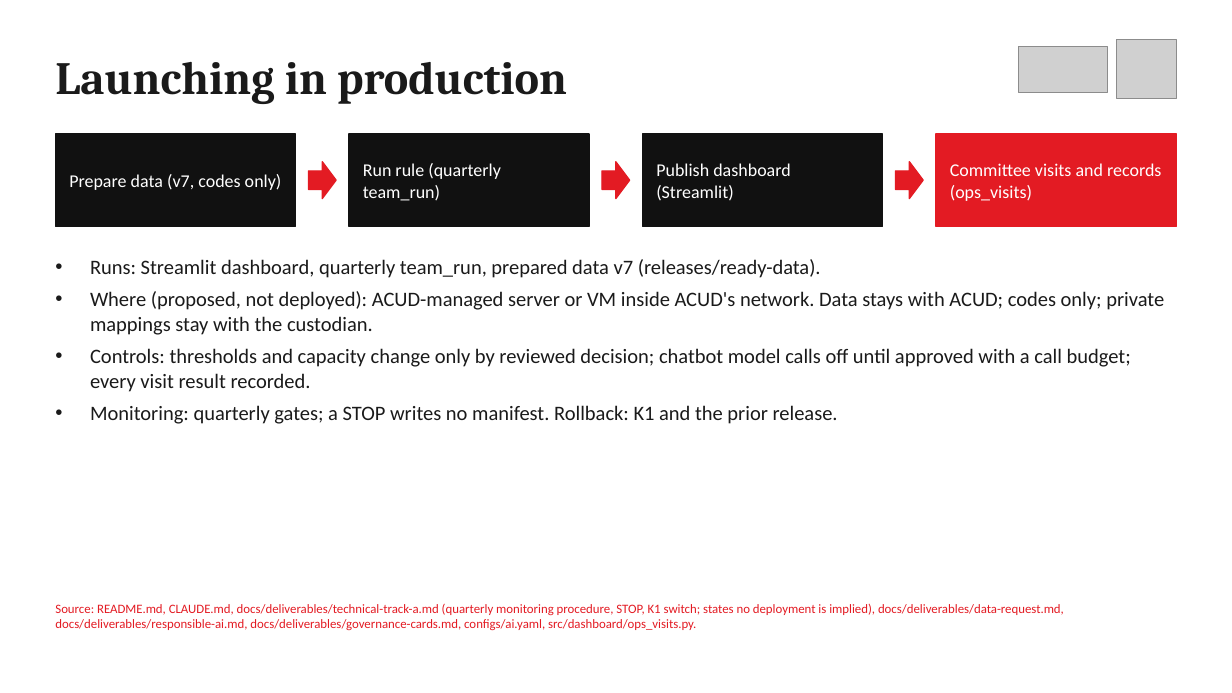
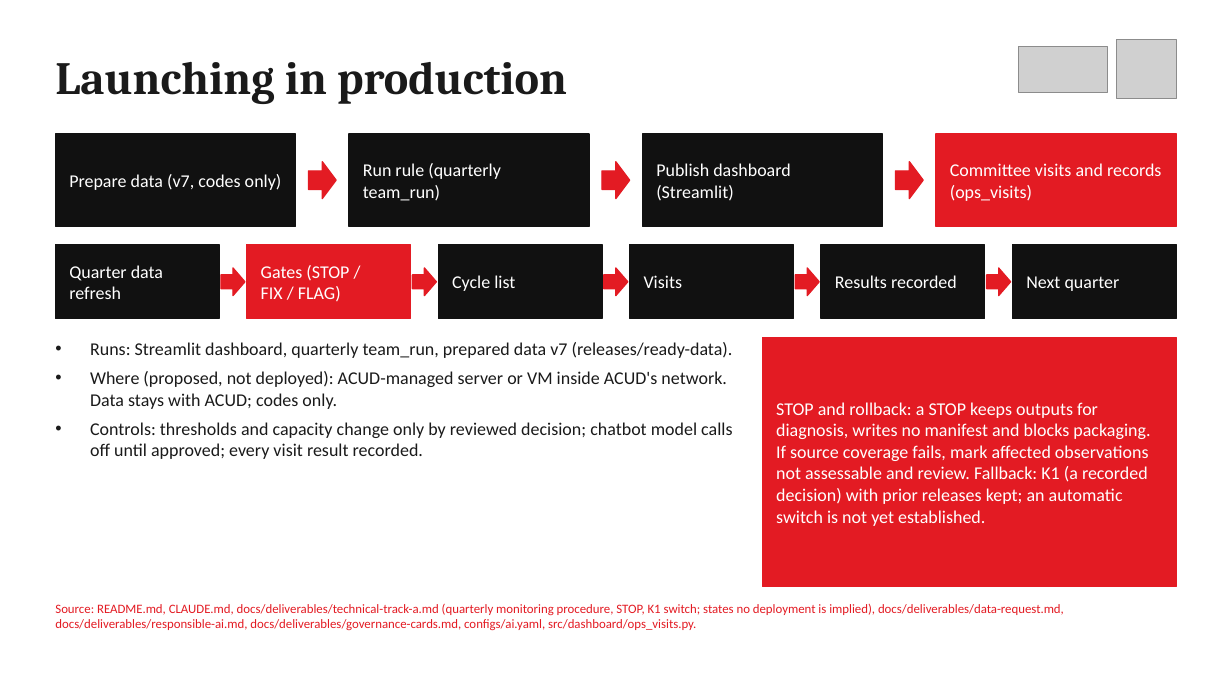
Before and after one commit to elsayedelmandoh/spaceeye-geoai, a slide deck: slide 13 of docs/deliverables/01-presentation/presentation.pptx. Drawn at 1232x693 pixels with LibreOffice and Linux fonts; fonts in the diff are those of the drawing; grey boxes stand for pictures. Boxes give left, top, right and bottom in pixels: in the first picture for what was removed or moved away, otherwise in the second. Text is boxed around its words. In the diff, an @@ line names an element or a change of style, - is before the commit and + after.

Commit message:
docs: deck gets dashboard screenshots, infographics and more detail per slide

```diff
--- a/docs/deliverables/01-presentation/presentation.pptx
+++ b/docs/deliverables/01-presentation/presentation.pptx
@@ rectangle added at (55, 245, 219, 319), fill #111111, outline #111111 1 pt @@
@@ text added at (69, 265, 163, 299), 14 pt, text #FFFFFF @@
+Quarter data refresh
@@ right arrow added at (221, 268, 245, 296), fill #E31B23, outline #E31B23 1 pt @@
@@ rectangle added at (247, 245, 410, 319), fill #E31B23, outline #E31B23 1 pt @@
@@ text added at (261, 265, 349, 301), 14 pt, text #FFFFFF @@
+Gates (STOP / FIX / FLAG)
@@ right arrow added at (412, 268, 436, 296), fill #E31B23, outline #E31B23 1 pt @@
@@ rectangle added at (438, 245, 602, 319), fill #111111, outline #111111 1 pt @@
@@ right arrow added at (604, 268, 628, 296), fill #E31B23, outline #E31B23 1 pt @@
@@ rectangle added at (630, 245, 794, 319), fill #111111, outline #111111 1 pt @@
@@ right arrow added at (796, 268, 820, 296), fill #E31B23, outline #E31B23 1 pt @@
@@ rectangle added at (822, 245, 985, 319), fill #111111, outline #111111 1 pt @@
@@ right arrow added at (987, 268, 1011, 296), fill #E31B23, outline #E31B23 1 pt @@
@@ rectangle added at (1013, 245, 1177, 319), fill #111111, outline #111111 1 pt @@
@@ text added at (452, 275, 515, 291), 14 pt, text #FFFFFF @@
+Cycle list
@@ text added at (644, 275, 683, 288), 14 pt, text #FFFFFF @@
+Visits
@@ text added at (835, 275, 957, 288), 14 pt, text #FFFFFF @@
+Results recorded
@@ text added at (1026, 276, 1120, 291), 14 pt, text #FFFFFF @@
+Next quarter
@@ text "Runs: Streamlit dashboard, quarterly team_run, ...": place and size @@
-text "Runs: Streamlit dashboard, quarterly team_run, ..." at (90, 259, 1164, 424)
+text "Runs: Streamlit dashboard, quarterly team_run, ..." at (90, 342, 733, 459)
@@ text at (90, 342, 733, 358): size 16 to 14 pt in "Runs: Streamlit dashboard, quarterly team_run, prepared data ..." @@
@@ rectangle added at (762, 337, 1177, 587), fill #E31B23, outline #E31B23 1 pt @@
@@ text at (90, 371, 732, 459): text changed; size 16 to 14 pt @@
-• Where (proposed, not deployed): ACUD-managed server or VM inside ACUD's network. Data stays with ACUD; codes only; private mappings stay with the custodian.
-• Controls: thresholds and capacity change only by reviewed decision; chatbot model calls off until approved with a call budget; every visit result recorded.
-• Monitoring: quarterly gates; a STOP writes no manifest. Rollback: K1 and the prior release.
+• Where (proposed, not deployed): ACUD-managed server or VM inside ACUD's network. Data stays with ACUD; codes only.
+• Controls: thresholds and capacity change only by reviewed decision; chatbot model calls off until approved; every visit result recorded.
@@ text added at (776, 402, 1150, 526), 14 pt, text #FFFFFF @@
+STOP and rollback: a STOP keeps outputs for diagnosis, writes no manifest and blocks packaging. If source coverage fails, mark affected observations not assessable and review. Fallback: K1 (a recorded decision) with prior releases kept; an automatic switch is not yet established.
```
Also in this commit, not shown: 9 other slides changed, 8 other files.
